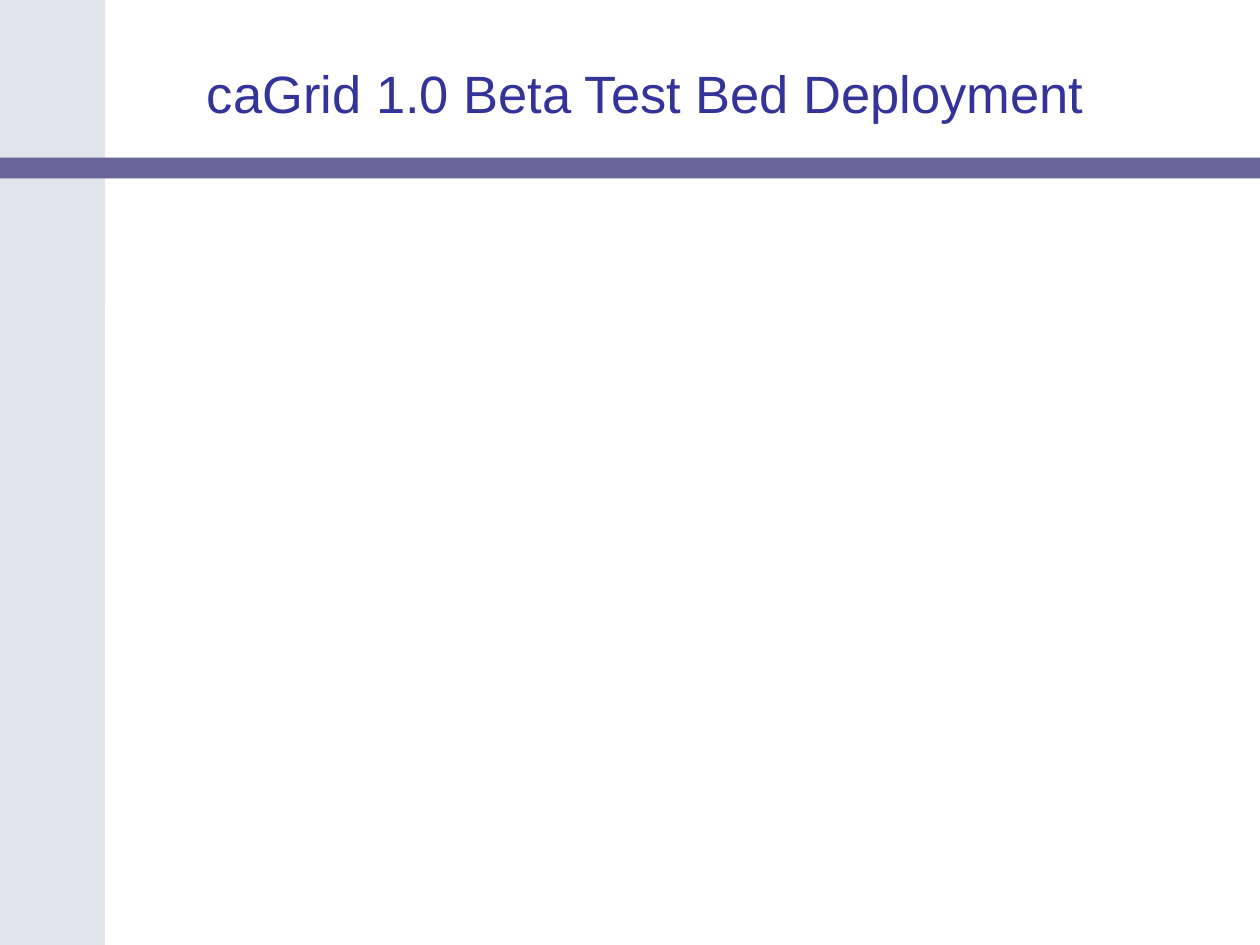
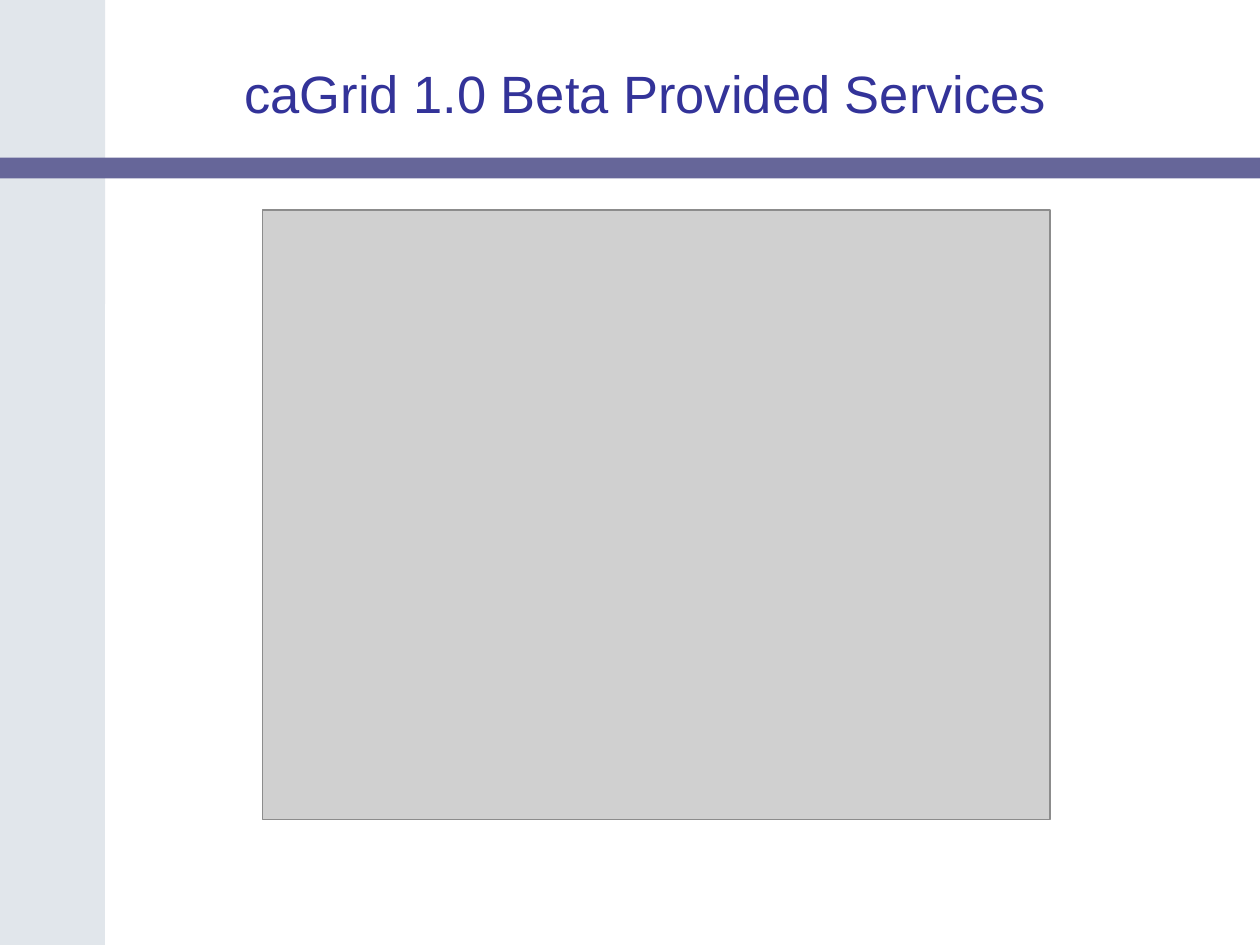
Before and after one commit to NCIP/cagrid-docs, a slide deck: slide 14 of presentations/200607_VCDE_ARCH/caGrid-1.0_Beta_Release.ppt (slide 12 before the commit). Drawn at 1260x945 pixels with LibreOffice and Linux fonts; fonts in the diff are those of the drawing; grey boxes stand for pictures; background and template pictures are left out. Boxes give left, top, right and bottom in pixels: in the first picture for what was removed or moved away, otherwise in the second. Text is boxed around its words. In the diff, an @@ line names an element or a change of style, - is before the commit and + after.

Commit message:
updates

```diff
--- a/presentations/200607_VCDE_ARCH/caGrid-1.0_Beta_Release.ppt
+++ b/presentations/200607_VCDE_ARCH/caGrid-1.0_Beta_Release.ppt
@@ title at [244,75,1046,114]: text changed @@
-caGrid 1.0 Beta Test Bed Deployment
+caGrid 1.0 Beta Provided Services
@@ picture added at [262,210,1050,820] @@
```
Also in this commit, not shown: 4 other slides changed, 12 slides added, 1 slide removed.
